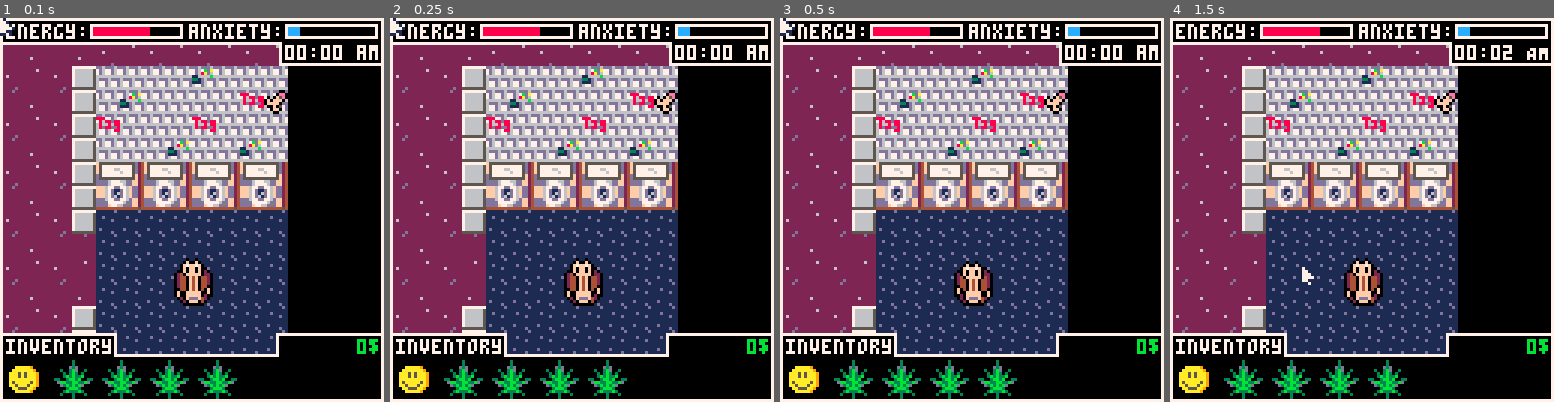
Above: before the commit, frames 1-4 (left to right).
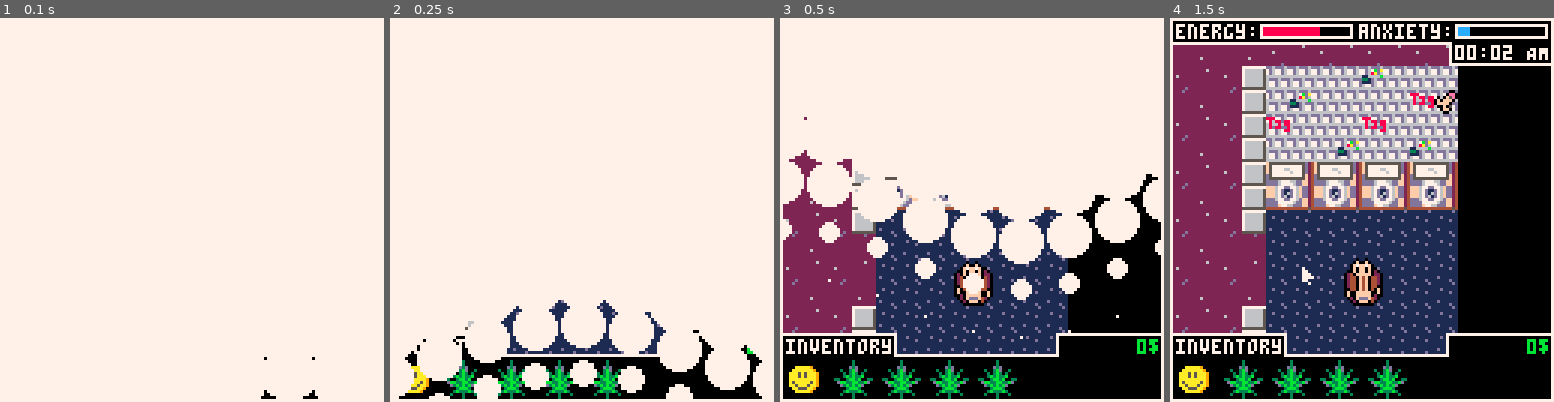
Above: after the commit, the same moments.

Repository: ekaktusz/ld53delivery
Game: PICO-8 cartridge delivery.p8
The game is run twice, just before and just after one commit, with the same random seed, the same clock (stepped at 60 frames per second) and the same inputs.
Inputs (mouse positions are in pixels of both pictures, inside the frame that each line leads up to):
- Up to frame 1 (0.1 s): no input
- Up to frame 2 (0.25 s): no input
- Up to frame 3 (0.5 s): no input
- Up to frame 4 (1.5 s): click (1239, 121) at 0.67 s; tap X (X key) at 1.07 s; click (1300, 267) at 1.22 s

The runs differ from the first frame. In frame 1, 87% of the frame differs, in the area x 0-100%, y 0-100%; in frame 2, 79%; in frame 3, 46%; in frame 4, nothing differs.

Commit message:
transition fix

Diff:
--- a/include/transition.lua
+++ b/include/transition.lua
@@ -65,7 +65,7 @@
             --the circles' radii are
             --influenced by the other
             --sweepy number
-            circfill(x, y, osc2*17, 7)
+            circfill(cam.x+x, cam.y+y, osc2*17, 7)
         end
     end
 end
